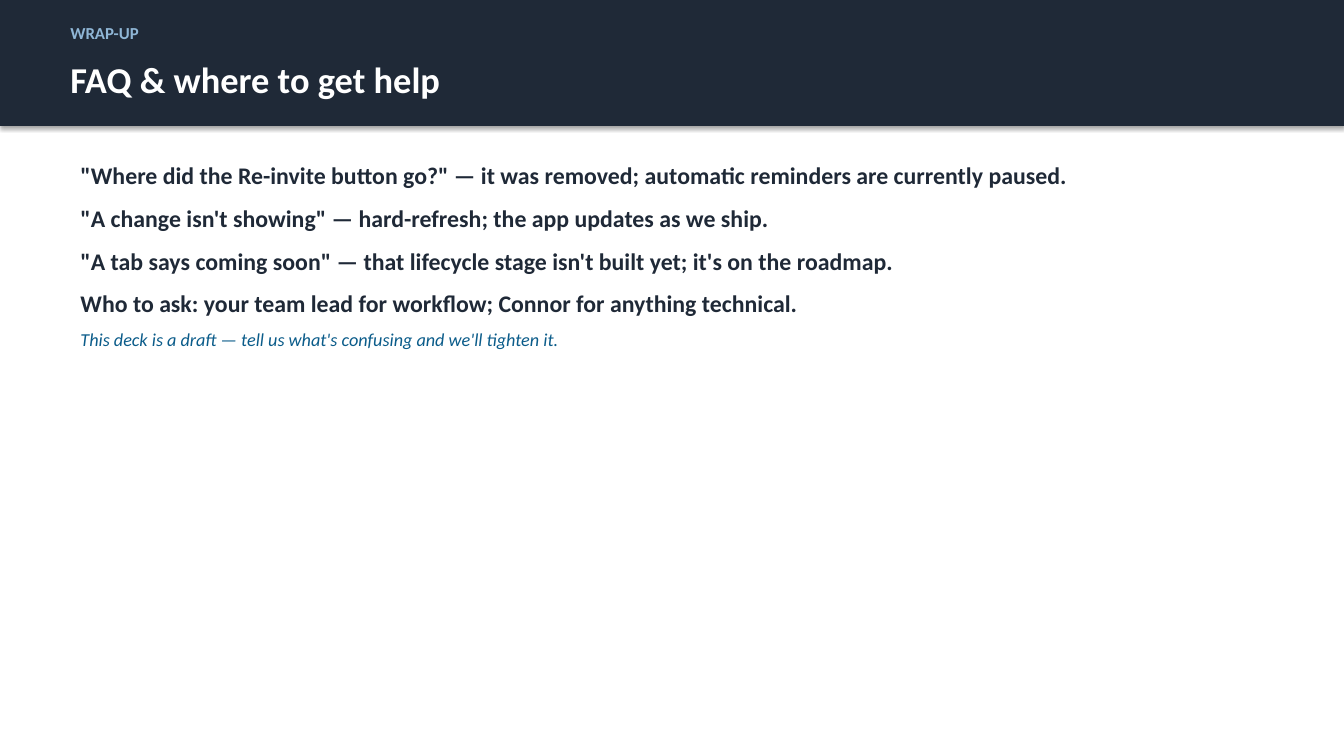
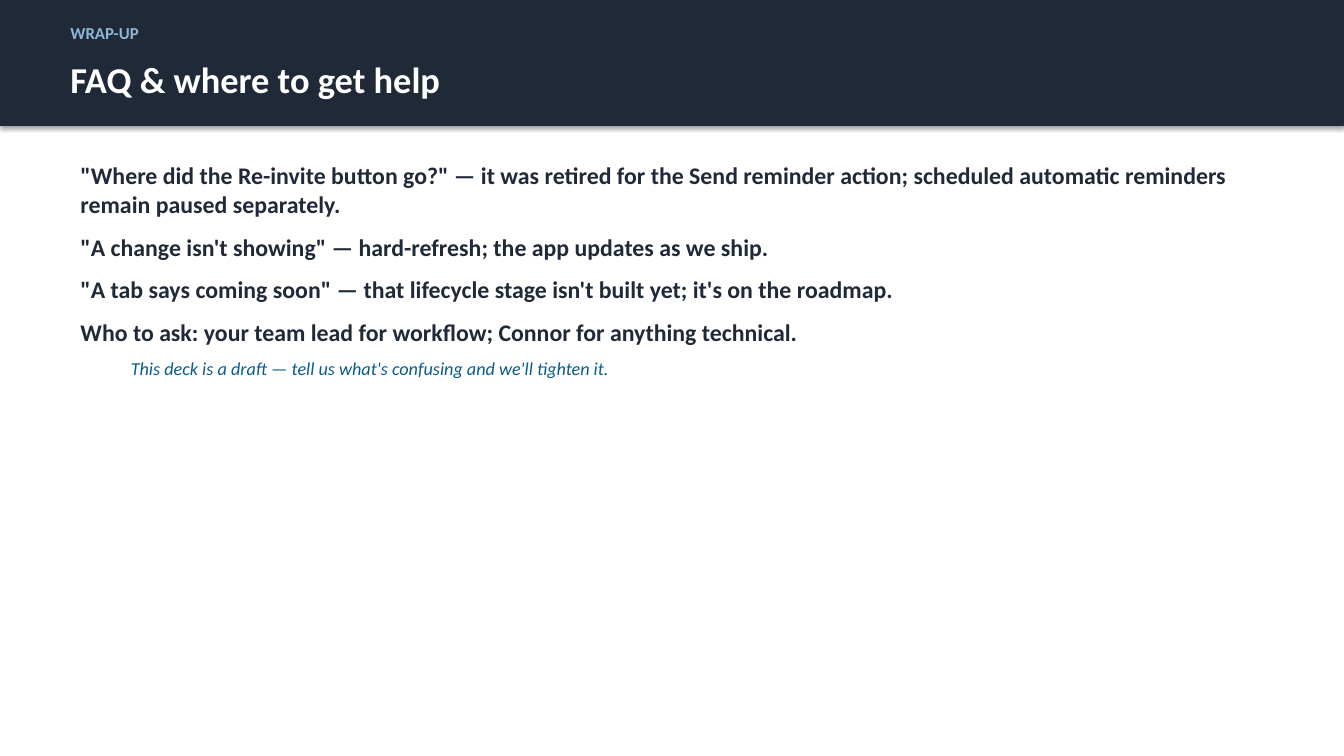
Before and after one commit to justingallivan/wmkf-research-apps, a slide deck: slide 33 of docs/onboarding/Workbench_Onboarding_PD.pptx. Drawn at 1344x756 pixels with LibreOffice and Linux fonts; fonts in the diff are those of the drawing. Boxes give left, top, right and bottom in pixels: in the first picture for what was removed or moved away, otherwise in the second. Text is boxed around its words. In the diff, an @@ line names an element or a change of style, - is before the commit and + after.

```diff
--- a/docs/onboarding/Workbench_Onboarding_PD.pptx
+++ b/docs/onboarding/Workbench_Onboarding_PD.pptx
@@ text at <box>80,167,1226,217</box>: text changed @@
-"Where did the Re-invite button go?" — it was removed; automatic reminders are currently paused.
+"Where did the Re-invite button go?" — it was retired for the Send reminder action; scheduled automatic reminders remain paused separately.
@@ text at <box>131,362,609,378</box>: indent changed @@
```
Also in this commit, not shown: 12 other slides changed, 4 other files.
